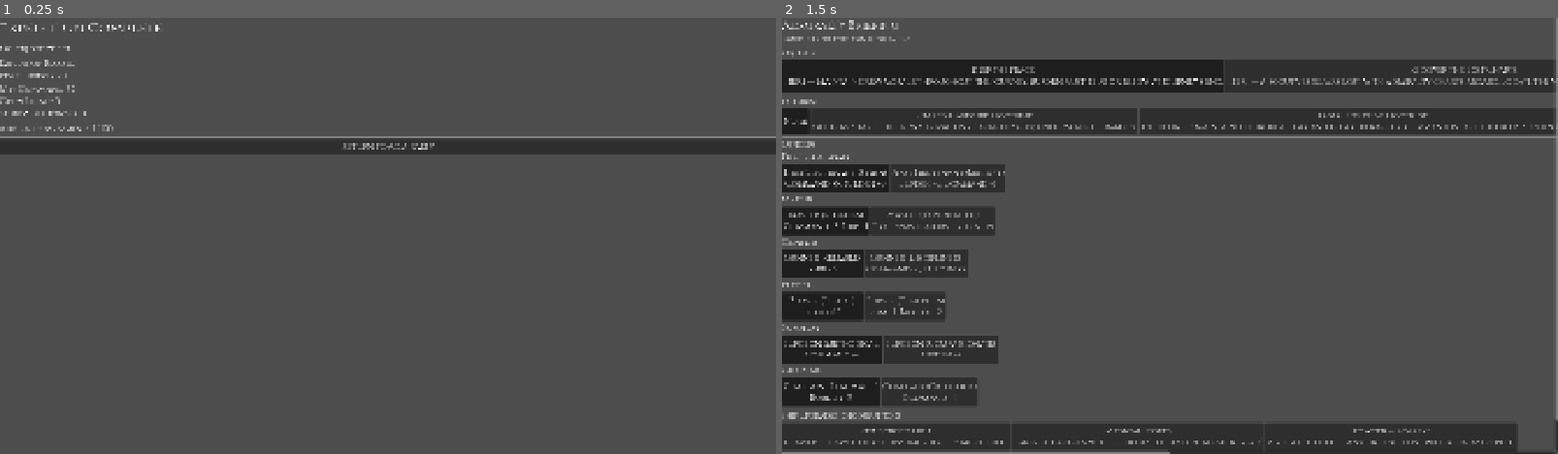
Above: before the commit, frames 1-2 (left to right).
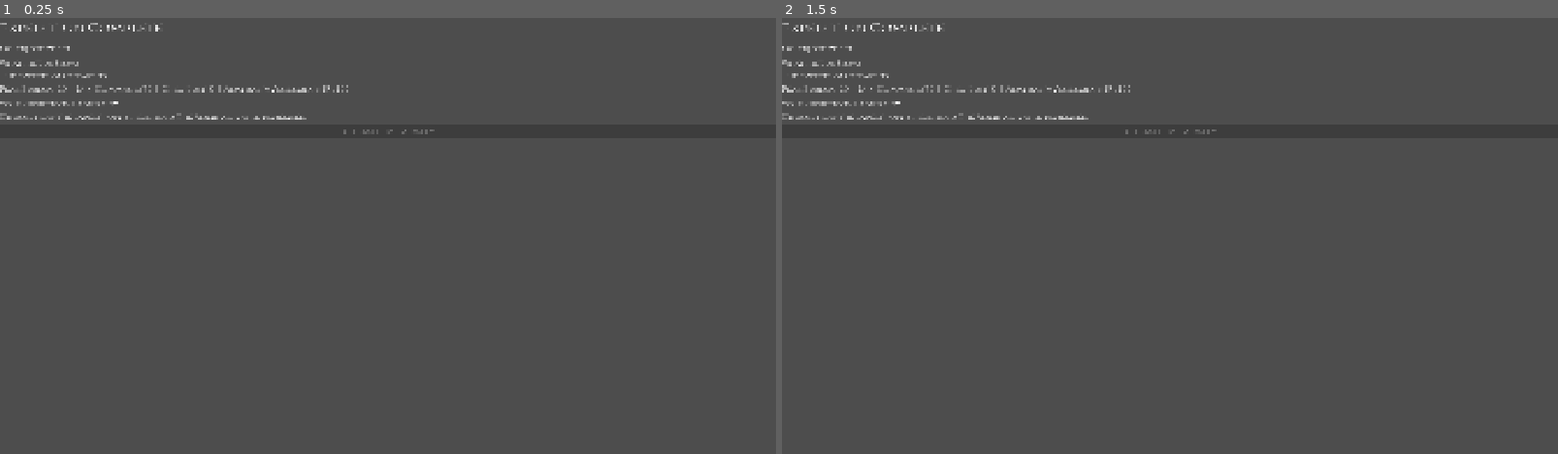
Above: after the commit, the same moments.

Repository: mcgrj/deadreckoning
Game: Godot game, scene res://src/ui/RunEndScene.tscn
Two runs of this game, one before a commit and one after it. Both use one fixed random seed, a clock stepped at 60 frames per second and the inputs below. This scene is started directly instead of the project's main scene.
Inputs (mouse positions are in pixels of both pictures, inside the frame that each line leads up to):
- Up to frame 1 (0.25 s): no input
- Up to frame 2 (1.5 s): click (1170, 148) at 0.5 s, where only the run before the commit has a clickable "Return to Admiralty"; click (1007, 74) at 1.25 s, where only the run before the commit has a clickable "Keep the Peace Tier 1 — Maint…"

The runs differ from the first frame. In frame 1, 4.5% of the frame differs, in the area x 0-100%, y 9-32%; in frame 2, 28%, in the area x 0-100%, y 0-100%.

Commit message:
feat: RunEndScene report framing UI, selection, and submission
Co-Authored-By: Claude Sonnet 4.6 <noreply@anthropic.com>

Diff:
--- a/game/src/ui/RunEndScene.gd
+++ b/game/src/ui/RunEndScene.gd
@@ -245,14 +245,10 @@
 	# Outcome header
 	var outcome_text := ""
 	match final_state.run_end_reason:
-		"completed":
-			outcome_text = "Expedition Complete"
-		"mutiny":
-			outcome_text = "Mutiny"
-		"breakdown":
-			outcome_text = "Expedition Lost"
-		_:
-			outcome_text = "Run Ended"
+		"completed": outcome_text = "Expedition Complete"
+		"mutiny":    outcome_text = "Mutiny"
+		"breakdown": outcome_text = "Expedition Lost"
+		_:           outcome_text = "Run Ended"
 
 	var outcome_label := Label.new()
 	outcome_label.text = outcome_text
@@ -261,7 +257,7 @@
 
 	vbox.add_child(HSeparator.new())
 
-	# Objective result (uses pre-computed _objective_def / _objective_success)
+	# Objective result
 	var obj_label := Label.new()
 	if _objective_def:
 		var result_str := "SUCCESS" if _objective_success else "FAILED"
@@ -273,40 +269,101 @@
 
 	vbox.add_child(HSeparator.new())
 
-	# Stress indicators
-	var stress_title := Label.new()
-	stress_title.text = "Expedition Record"
-	stress_title.add_theme_font_size_override("font_size", 18)
-	vbox.add_child(stress_title)
-
+	# Factual account
+	var log_title := Label.new()
+	log_title.text = "What the Log Shows"
+	log_title.add_theme_font_size_override("font_size", 18)
+	vbox.add_child(log_title)
+
+	var narrative := RichTextLabel.new()
+	narrative.bbcode_enabled = true
+	narrative.fit_content = true
+	narrative.autowrap_mode = TextServer.AUTOWRAP_WORD
+	narrative.text = _build_log_narrative_text()
+	vbox.add_child(narrative)
+
+	# Stress stats
 	var s := final_state.stress_indicators
 	var stress_label := Label.new()
-	stress_label.text = (
-		"Peak Burden: %d\nMin Command: %d\nCrew Losses: %d\nSupply Depletions: %d" % [
-			s.get("peak_burden", 0), s.get("min_command", 0),
-			s.get("crew_losses", 0), s.get("supply_depletions", 0)
-		]
-	)
+	stress_label.text = "Peak Burden: %d  |  Min Command: %d  |  Crew Lost: %d  |  Admiralty Assessment: %d / 100" % [
+		s.get("peak_burden", 0), s.get("min_command", 0),
+		s.get("crew_losses", 0), _difficulty_score
+	]
 	vbox.add_child(stress_label)
 
 	vbox.add_child(HSeparator.new())
 
-	# Difficulty score (pre-computed in _evaluate_outcome)
-	var score_label := Label.new()
-	score_label.text = "Admiralty Assessment: %d / 100" % _difficulty_score
-	score_label.add_theme_font_size_override("font_size", 18)
-	vbox.add_child(score_label)
-
-	vbox.add_child(HSeparator.new())
-
-	# Return button
+	# Report framing
+	_build_report_section(vbox)
+
+
+func _build_report_section(parent: VBoxContainer) -> void:
+	var title := Label.new()
+	title.text = "Your Report to the Admiralty"
+	title.add_theme_font_size_override("font_size", 18)
+	parent.add_child(title)
+
+	var subtitle := Label.new()
+	subtitle.text = "Choose how the expedition is recorded. The Admiralty will remember."
+	subtitle.autowrap_mode = TextServer.AUTOWRAP_WORD
+	parent.add_child(subtitle)
+
+	var available := _get_available_framings()
+
+	# Return button — enabled only after a framing is selected
 	var return_btn := Button.new()
 	return_btn.text = "Return to Admiralty"
+	return_btn.disabled = true
+
+	for id: String in available:
+		var opt: Dictionary = FRAMING_OPTIONS[id]
+		var card := _build_framing_card(id, opt, return_btn)
+		parent.add_child(card)
+
+	parent.add_child(return_btn)
 	return_btn.pressed.connect(_on_return)
-	vbox.add_child(return_btn)
+
+
+func _build_framing_card(framing_id: String, opt: Dictionary, return_btn: Button) -> PanelContainer:
+	var panel := PanelContainer.new()
+	var vbox := VBoxContainer.new()
+	panel.add_child(vbox)
+
+	var title := Label.new()
+	title.text = opt.get("title", "")
+	title.add_theme_font_size_override("font_size", 16)
+	vbox.add_child(title)
+
+	var spin := Label.new()
+	spin.text = opt.get("spin_text", "")
+	spin.autowrap_mode = TextServer.AUTOWRAP_WORD
+	vbox.add_child(spin)
+
+	var consequence := Label.new()
+	consequence.text = opt.get("consequence_text", "")
+	consequence.autowrap_mode = TextServer.AUTOWRAP_WORD
+	vbox.add_child(consequence)
+
+	var select_btn := Button.new()
+	select_btn.text = "Select"
+	select_btn.pressed.connect(_on_framing_selected.bind(framing_id, select_btn, return_btn))
+	vbox.add_child(select_btn)
+
+	return panel
+
+
+func _on_framing_selected(framing_id: String, btn: Button, return_btn: Button) -> void:
+	_selected_framing = framing_id
+	return_btn.disabled = false
 
 
 func _on_return() -> void:
+	if _selected_framing != "":
+		var opt: Dictionary = FRAMING_OPTIONS.get(_selected_framing, {})
+		SaveManager.record_report_framing(
+			opt.get("bias_string", ""),
+			opt.get("scandal_flag", "")
+		)
 	var prep_scene: Node = load("res://src/ui/PreparationScene.tscn").instantiate()
 	var old_scene := get_tree().current_scene
 	get_tree().root.add_child(prep_scene)
